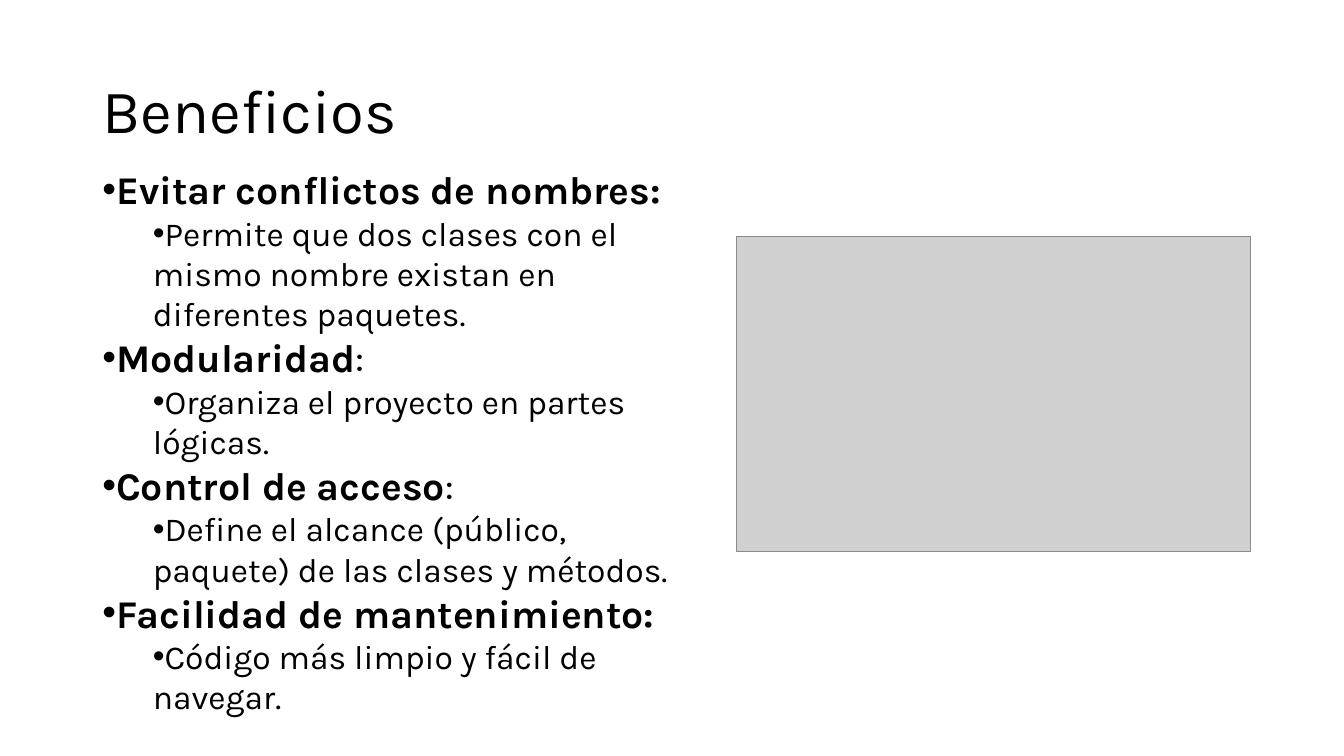
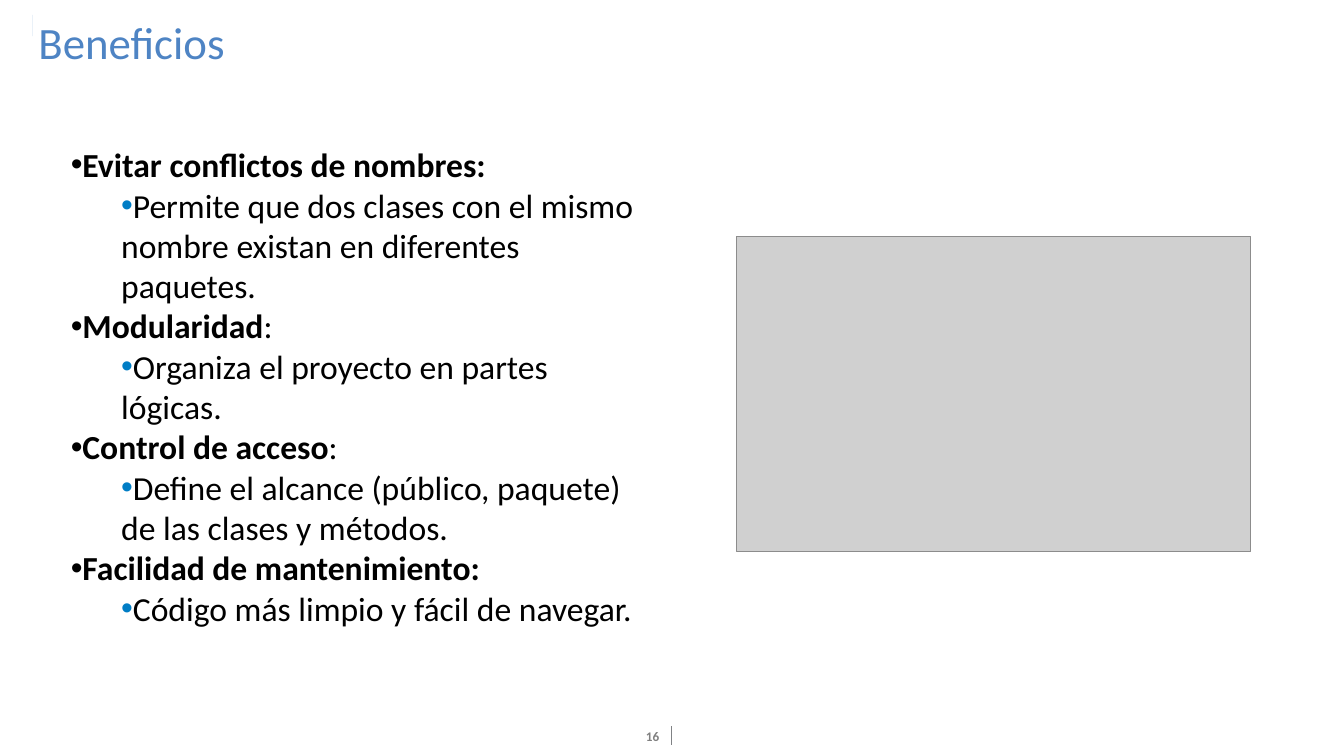
Before and after one commit to PelaezFrancisco/Presentacion_Java, a slide deck: slide 16 of Digital_Essentials-Java.pptx (slide 11 before the commit). Drawn at 1344x756 pixels with LibreOffice and Linux fonts; fonts in the diff are those of the drawing; grey boxes stand for pictures; background and template pictures are left out. Boxes give left, top, right and bottom in pixels: in the first picture for what was removed or moved away, otherwise in the second. Text is boxed around its words. In the diff, an @@ line names an element or a change of style, - is before the commit and + after.

```diff
--- a/Digital_Essentials-Java.pptx
+++ b/Digital_Essentials-Java.pptx
@@ rectangle added at <box>1,9,32,68</box>, fill #FFFFFF @@
@@ rectangle added at <box>10,15,32,36</box>, fill #4E84C4 @@
@@ title "Beneficios": place and size @@
-title "Beneficios" at <box>102,90,396,134</box>
+title "Beneficios" at <box>38,28,224,60</box>
@@ title "Beneficios" at <box>38,28,224,60</box>: size 44 to 32 pt, font Karla to Calibri, text colour #000000 to #4E84C4; vertical alignment middle to top @@
@@ text "Evitar conflictos de nombres:": place and size @@
-text "Evitar conflictos de nombres:" at <box>116,176,668,718</box>
+text "Evitar conflictos de nombres:" at <box>82,153,633,627</box>
@@ text "Evitar conflictos de nombres:" at <box>82,153,633,627</box>: size 28 to 24 pt in "Evitar conflictos de nombres:", "Modularidad:", "Control de acceso:", "Facilidad de mantenimiento:"; font Karla to Calibri @@
@@ page number added at <box>646,732,659,741</box>, 9.3 pt, text #808080, bold @@
+16
@@ line added from (671, 727) to (671, 745), #808285 0.5 pt @@
```
Also in this commit, not shown: 34 other slides changed, 9 slides added.
